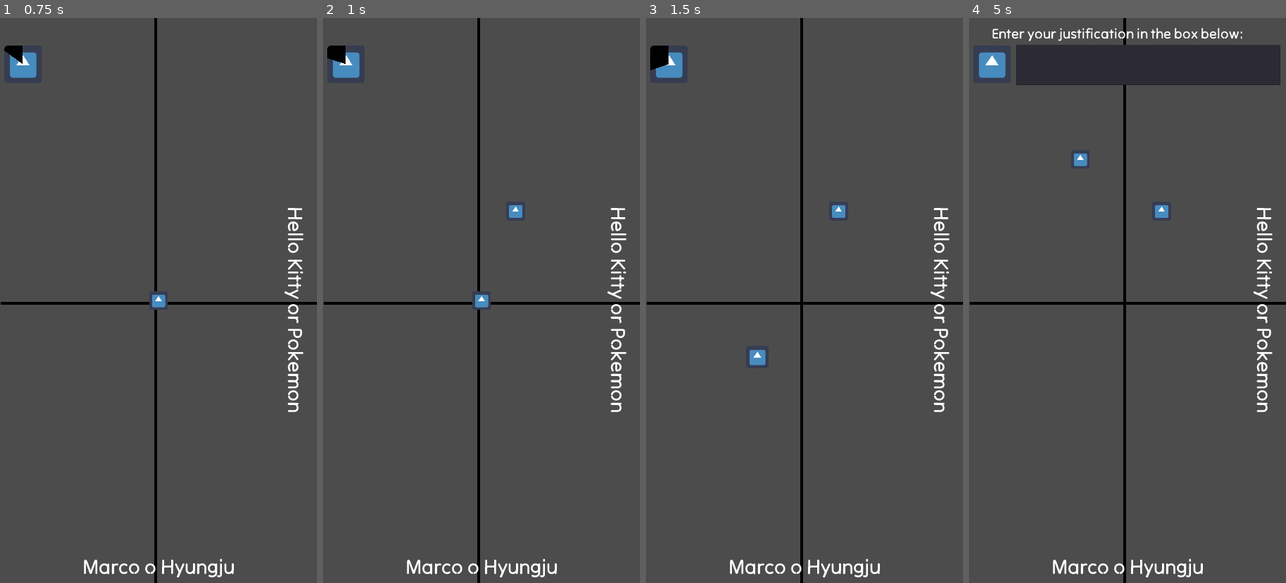
Above: before the commit, frames 1-4 (left to right).
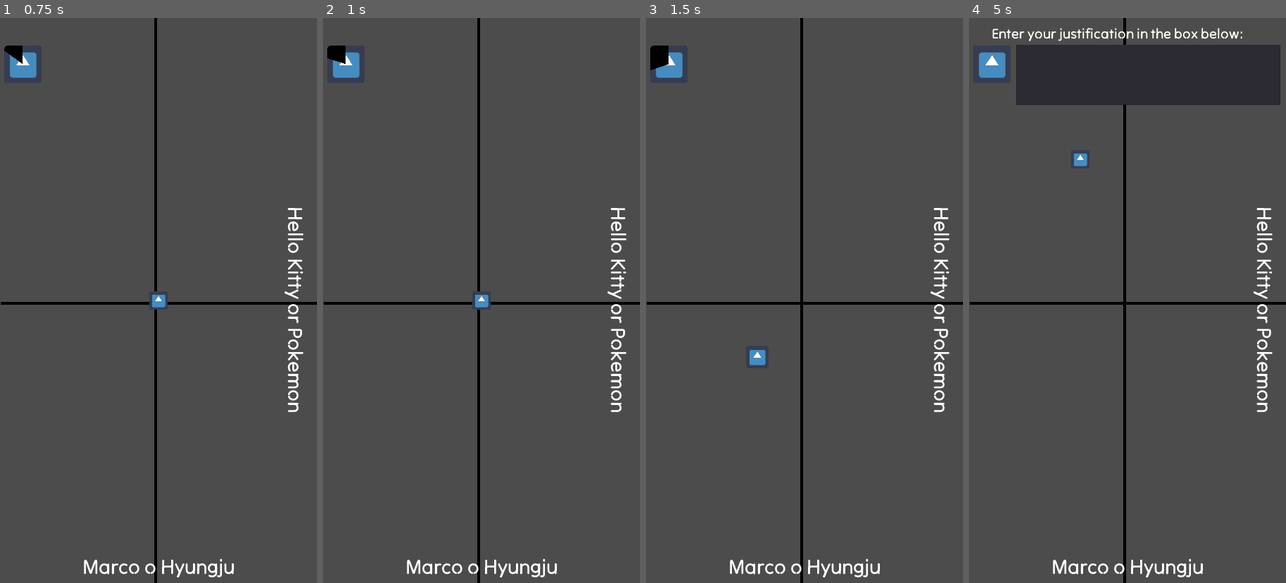
Above: after the commit, the same moments.

Repository: quendera/hard_decision
Game: Godot game, scene res://Scenes/Game.tscn
Two runs of this game, one before a commit and one after it. Both use one fixed random seed, a clock stepped at 60 frames per second and the inputs below. The engine's default icon, where the game draws it, is replaced by a stand-in: a white triangle on a blue panel in a dark square.
Inputs (mouse positions are in pixels of both pictures, inside the frame that each line leads up to):
- Up to frame 1 (0.75 s): move the mouse to (228, 272) at 0.52 s; click (228, 272) at 0.67 s
- Up to frame 2 (1 s): no input
- Up to frame 3 (1.5 s): tap Enter at 1.25 s; drag from (741, 328) to (788, 413) at 1.27 s
- Up to frame 4 (5 s): move the mouse to (1159, 176) at 2.02 s; click (1159, 176) at 2.17 s; drag from (1111, 413) to (1032, 215) at 2.77 s; move the mouse to (1222, 385) at 3.52 s; click (1222, 385) at 3.67 s; tap Space at 4.25 s; drag from (1032, 215) to (1079, 159) at 4.27 s

Frame 1 is identical in both runs. In frame 2, less than 0.1% of the frame differs, in the area x 58-63%, y 33-36%; in frame 3, less than 0.1%; in frame 4, 3.0%, in the area x 14-99%, y 11-36%.

Commit message:
Updated fontsize for textedit!

Diff:
--- a/Game.gd
+++ b/Game.gd
@@ -58,13 +58,6 @@
 	$Player.can_move = true
 	$Timer.id = "start_trial"
 	start_timer(timeformovement)
-	for idx in range(10):
-		randomize()
-		var x = randi() % 1000
-		botscoordinates = Vector2(x,x)
-		var spawn_time = randf() * timeformovement
-		spawn_others(spawn_time, botscoordinates)
-
 
 func spawn_others(spawn_time, botscoordinates):
 	var timetospawn = Timer.new()
--- a/Scenes/Game.tscn
+++ b/Scenes/Game.tscn
@@ -9,6 +9,10 @@
 
 [sub_resource type="DynamicFont" id=1]
 size = 50
+font_data = ExtResource( 4 )
+
+[sub_resource type="DynamicFont" id=2]
+size = 36
 font_data = ExtResource( 4 )
 
 [node name="Game" type="Node2D"]
@@ -77,6 +81,7 @@
 margin_left = -453.0
 margin_top = -378.0
 margin_right = 447.0
-margin_bottom = -241.0
+margin_bottom = -174.0
+custom_fonts/font = SubResource( 2 )
 
 [connection signal="timeout" from="Timer" to="." method="_on_Timer_timeout"]
Not shown: 1 places in Scenes/Game.tscn that only renumber resources
